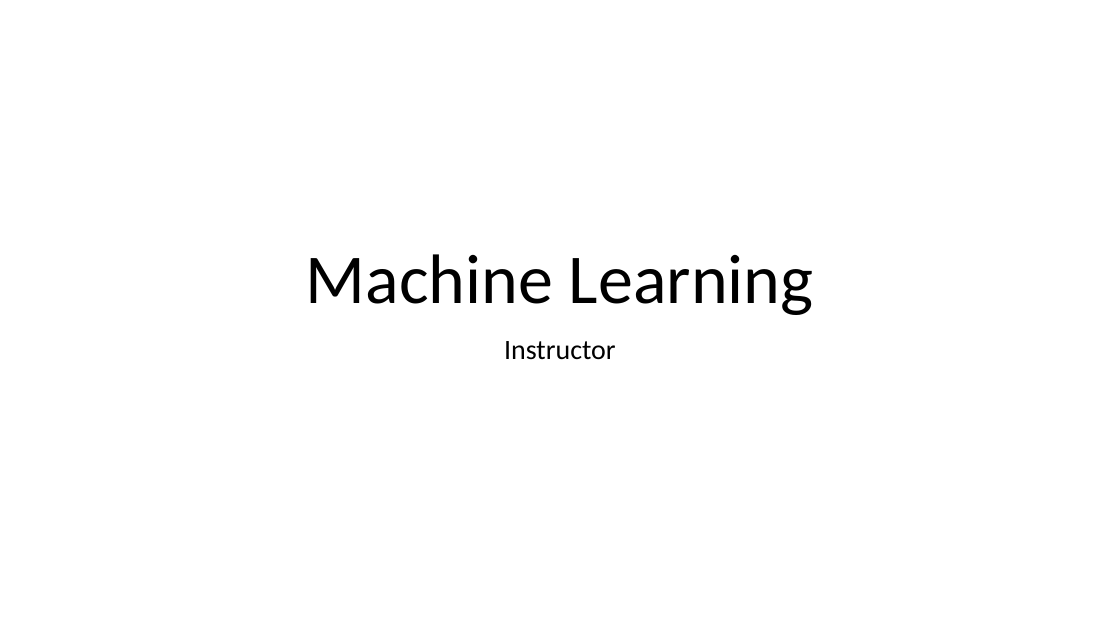
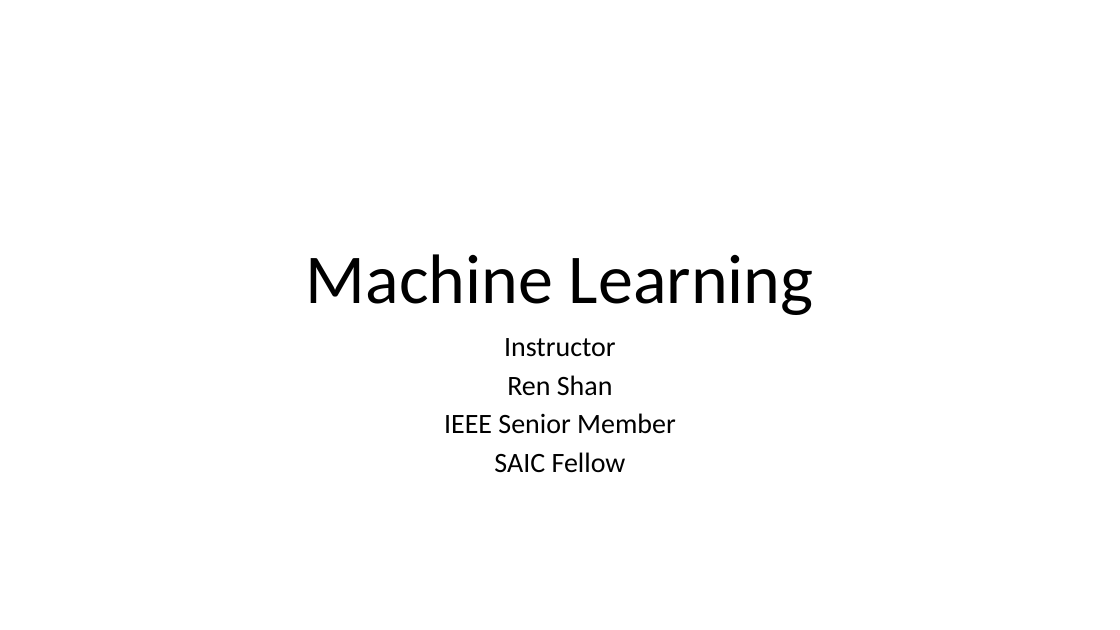
Before and after one commit to renshan2/accesspy, a slide deck: slide 1 of AI-ML-DL/Machine Learning.pptx. Drawn at 1120x630 pixels with LibreOffice and Linux fonts; fonts in the diff are those of the drawing. Boxes give left, top, right and bottom in pixels: in the first picture for what was removed or moved away, otherwise in the second. Text is boxed around its words. In the diff, an @@ line names an element or a change of style, - is before the commit and + after.

```diff
--- a/AI-ML-DL/Machine Learning.pptx
+++ b/AI-ML-DL/Machine Learning.pptx
@@ subtitle at (504, 338, 616, 357): line spacing 0.9 to 0.8 @@
@@ subtitle at (444, 375, 676, 473): paragraphs added @@
+Ren Shan
+IEEE Senior Member
+SAIC Fellow
```
Also in this commit, not shown: 1 other slide changed, 1 slide added.
